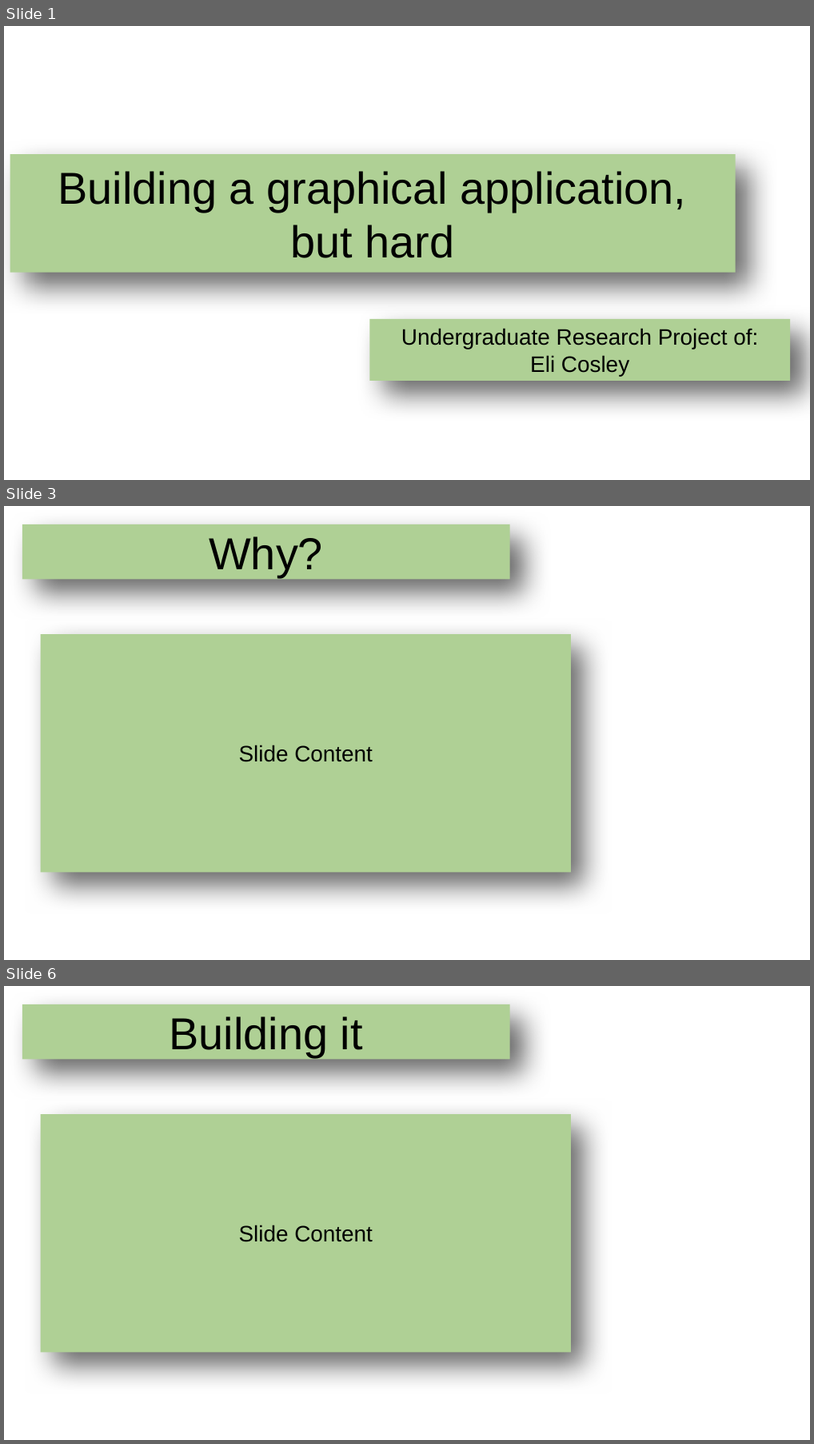
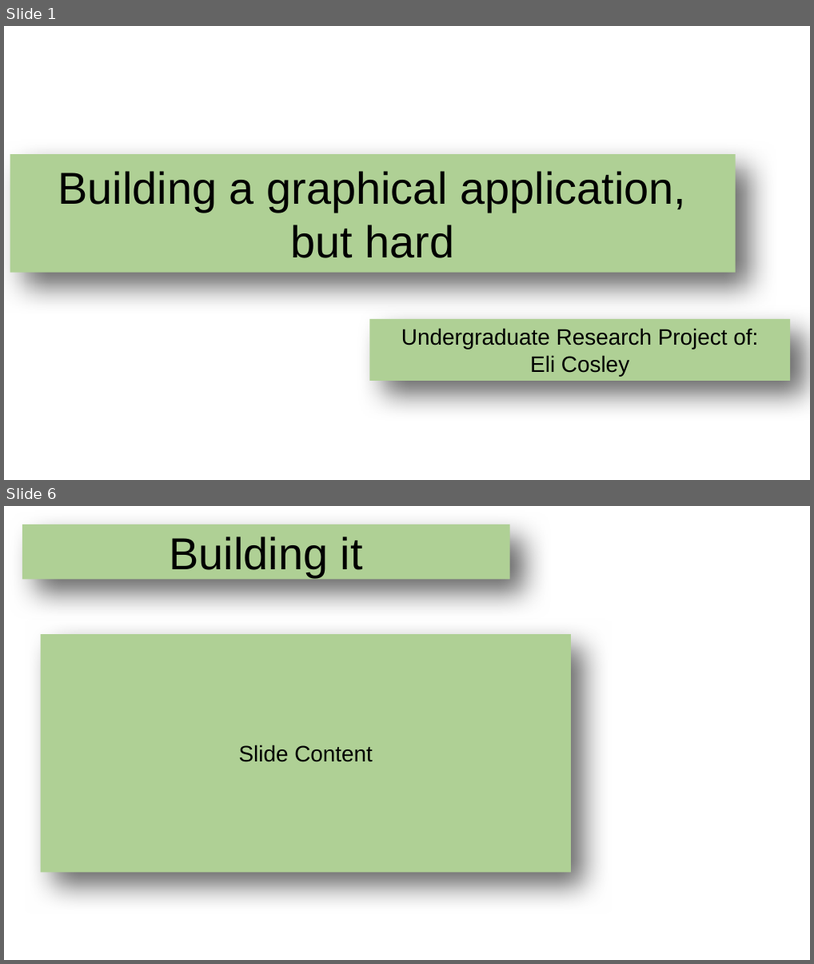
Before and after one commit to echoofskyz/ugrproj, a slide deck: docs/presentation.odp. Shown one above the other, each under a label of ours: slides 1, 3 and 6 before the commit, slides 1 and 6 after it; the slides between them are not shown. The pictures are 814x1444 and 814x964 pixels, drawn with LibreOffice and Linux fonts; fonts in the diff are those of the drawing; background and template pictures are left out. Boxes give left, top, right and bottom in pixels: in the first picture for what was removed or moved away, otherwise in the second. Text is boxed around its words. In the diff, an @@ line names an element or a change of style, - is before the commit and + after.

```diff
--- a/docs/presentation.odp
+++ b/docs/presentation.odp
@@ slide 3 removed at (x1=4, y1=506, x2=810, y2=960), background picture (left out) @@
@@ title removed at (x1=22, y1=524, x2=510, y2=579) @@
-Why?
@@ title removed at (x1=41, y1=634, x2=571, y2=872) @@
-Slide Content
```
Also in this commit, not shown: 3 slides changed, 3 slides added, 2 other slides removed.
